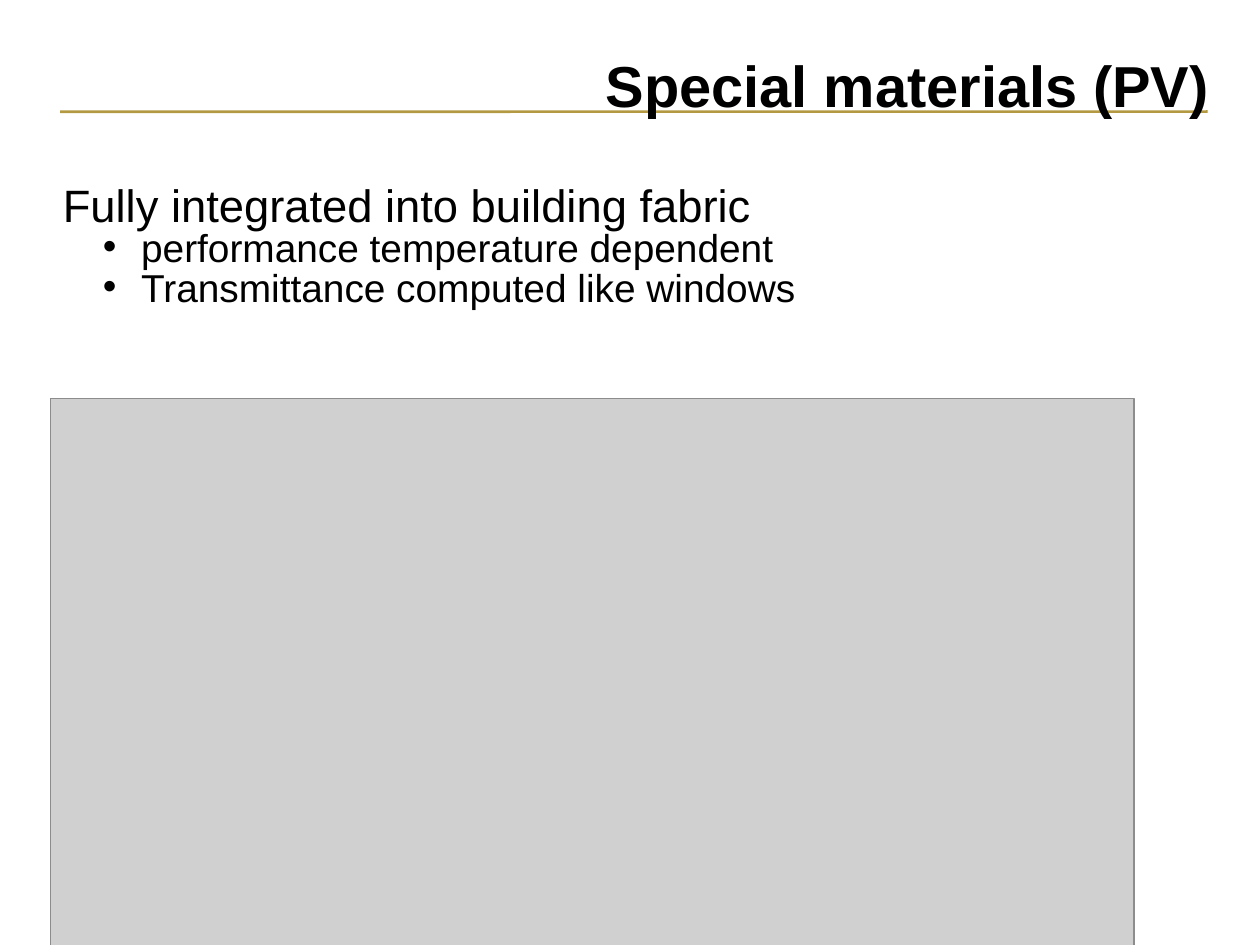
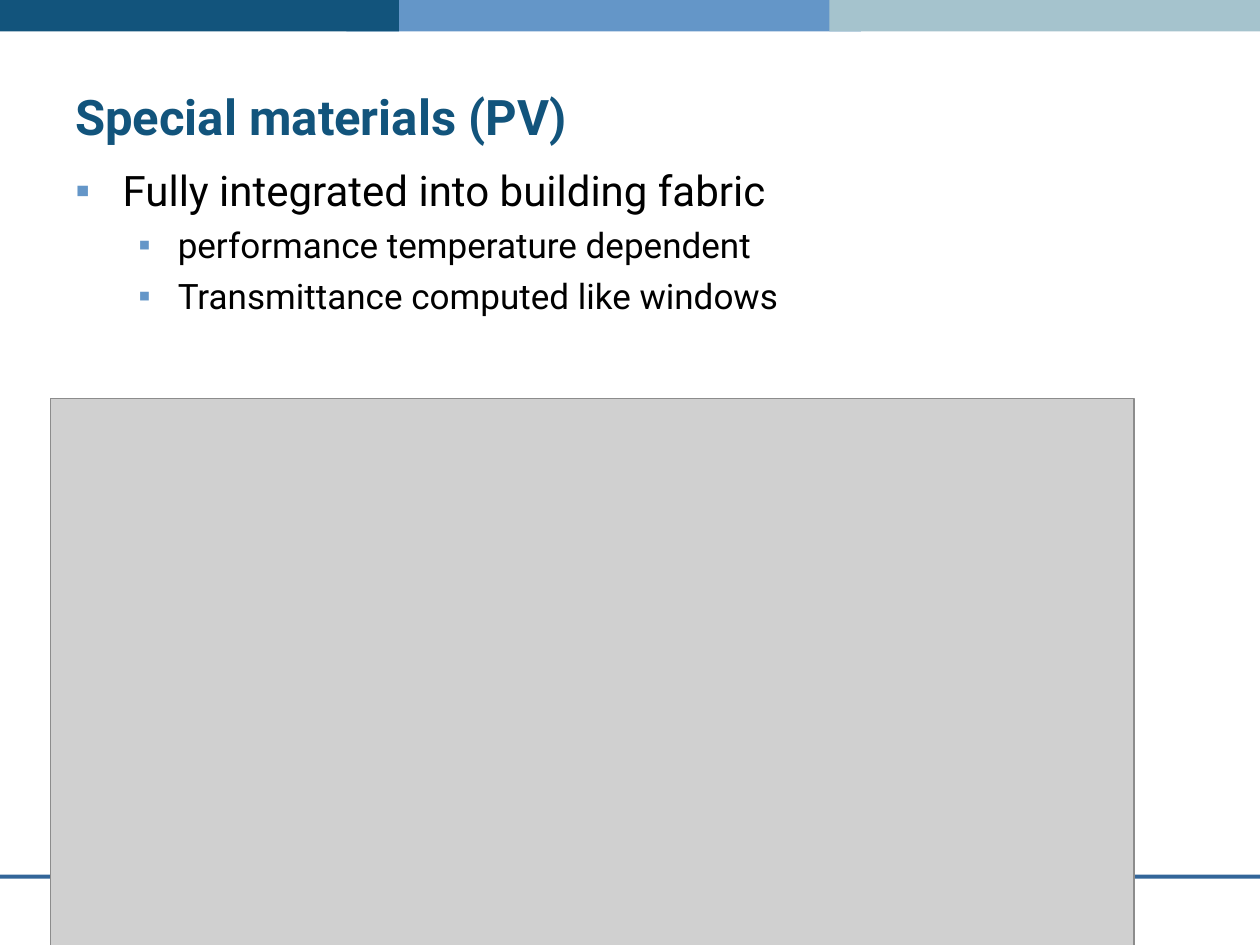
Before and after one commit to ESP-rCommunity/ESPrExtras, a slide deck: slide 10 of training/co-simulator_ESP-r/elec_network/electric_network.ppt. Drawn at 1260x945 pixels with LibreOffice and Linux fonts; fonts in the diff are those of the drawing; grey boxes stand for pictures; background and template pictures are left out. Boxes give left, top, right and bottom in pixels: in the first picture for what was removed or moved away, otherwise in the second. Text is boxed around its words. In the diff, an @@ line names an element or a change of style, - is before the commit and + after.

```diff
--- a/training/co-simulator_ESP-r/elec_network/electric_network.ppt
+++ b/training/co-simulator_ESP-r/elec_network/electric_network.ppt
@@ rectangle added at (0, 0, 399, 32), fill #12547C @@
@@ rectangle added at (346, 0, 861, 32), fill #6496C8 @@
@@ rectangle added at (829, 0, 1260, 32), fill #A5C3CD @@
@@ title "Special materials (PV)": place and size @@
-title "Special materials (PV)" at (606, 65, 1208, 117)
+title "Special materials (PV)" at (75, 96, 566, 146)
@@ title "Special materials (PV)" at (75, 96, 566, 146): size 33 to 28 pt, font Arial to Roboto, text colour #000000 to #12547C; alignment right to left; line spacing 0.84 to 1 @@
@@ line removed from (1207, 112) to (60, 112) @@
@@ text "Fully integrated into building fabric": place and size @@
-text "Fully integrated into building fabric" at (63, 189, 795, 309)
+text "Fully integrated into building fabric" at (123, 174, 778, 316)
@@ text "Fully integrated into building fabric" at (123, 174, 778, 316): size 25.9 to 24 pt in "Fully integrated into building fabric"; font Arial to Roboto; size 22.2 to 20 pt in "performance temperature dependent", "Transmittance computed like windows"; bullet none to ▪; line spacing 0.73 to 1; less space between paragraphs; bullet • to ▪; more space between paragraphs; bullet colour #000000 to #6496C8 @@
@@ line added from (1260, 877) to (0, 877), #336699 2.24 pt @@
```
Also in this commit, not shown: 13 other slides changed.
